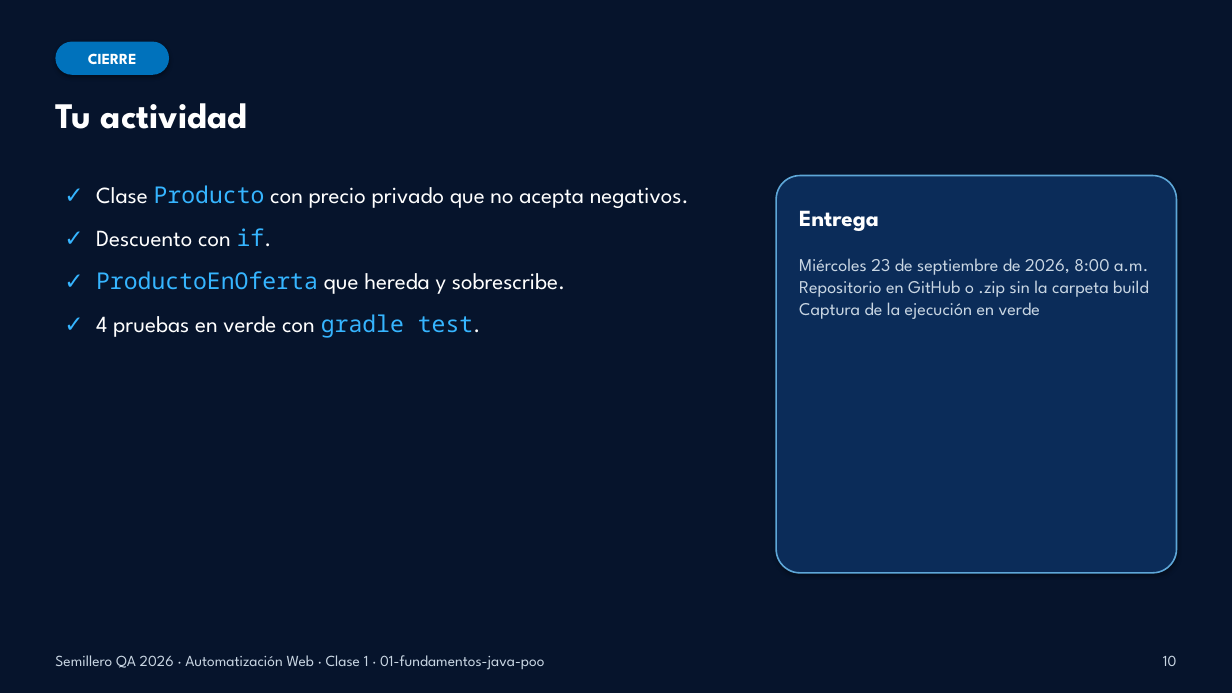
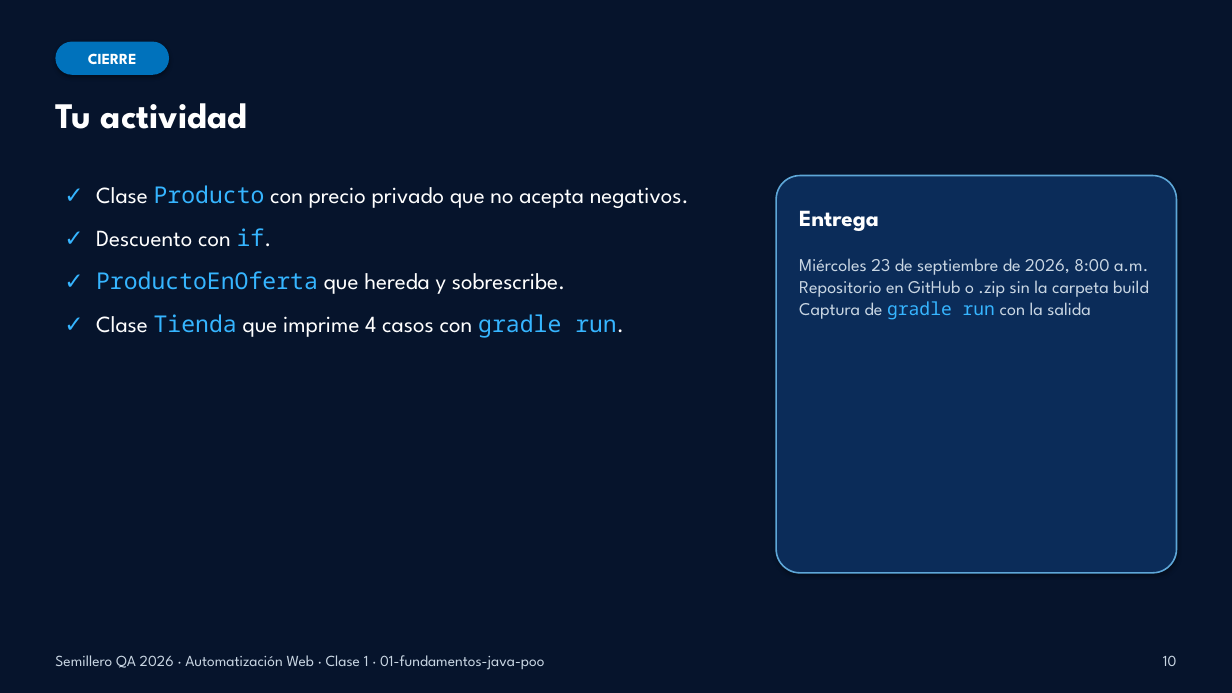
Before and after one commit to dzapbeta/semillero2026, a slide deck: slide 10 of material-de-apoyo/Clase1_Presentacion_Java_POO.pptx. Drawn at 1232x693 pixels with LibreOffice and Linux fonts; fonts in the diff are those of the drawing. Boxes give left, top, right and bottom in pixels: in the first picture for what was removed or moved away, otherwise in the second. Text is boxed around its words. In the diff, an @@ line names an element or a change of style, - is before the commit and + after.

```diff
--- a/material-de-apoyo/Clase1_Presentacion_Java_POO.pptx
+++ b/material-de-apoyo/Clase1_Presentacion_Java_POO.pptx
@@ text at (x1=799, y1=296, x2=1090, y2=320): text changed @@
-Captura de la ejecución en verde
+Captura de gradle run con la salida
@@ text at (x1=96, y1=314, x2=624, y2=338): text changed @@
-✓ 4 pruebas en verde con gradle test.
+✓ Clase Tienda que imprime 4 casos con gradle run.
```
Also in this commit, not shown: 2 other slides changed, 8 other files.
